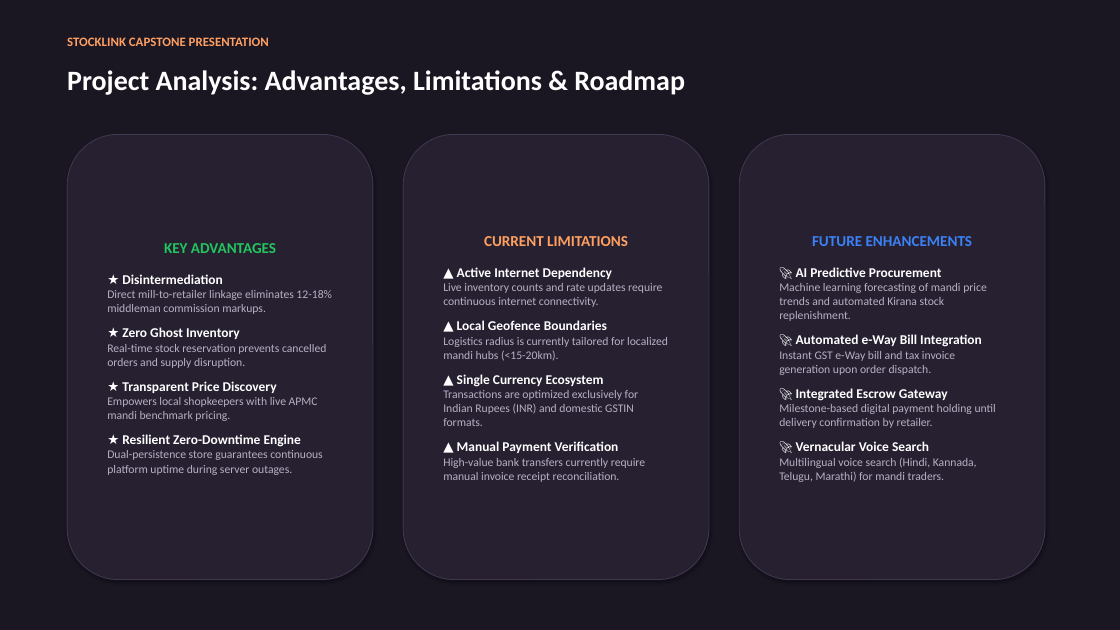
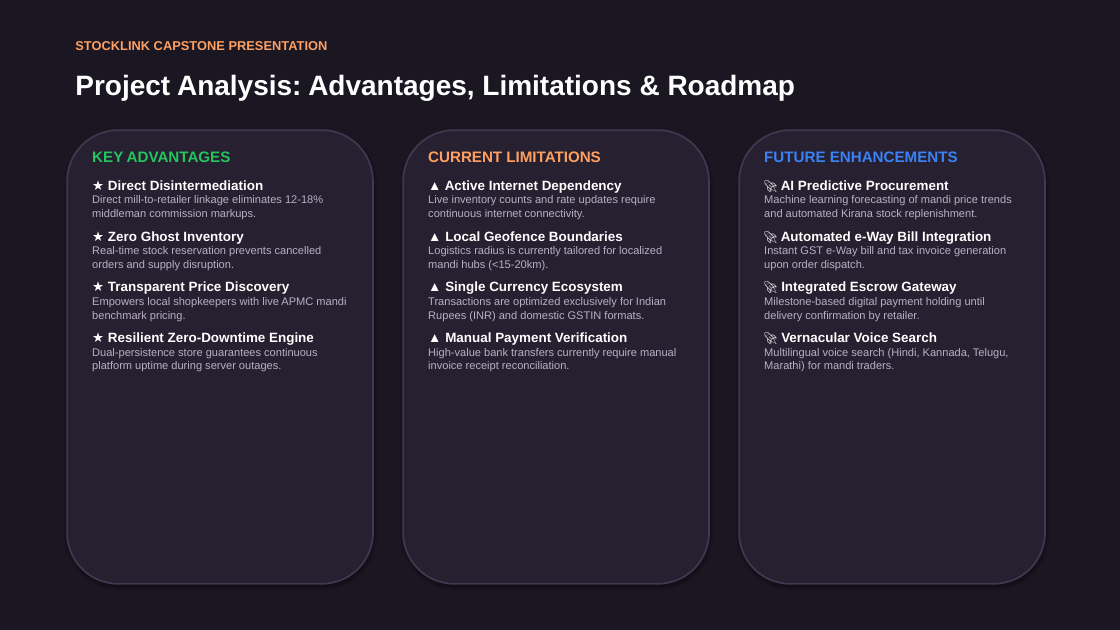
Before and after one commit to PraweenRawat/FFT_CAPSTONE_PROJECT, a slide deck: slide 4 of StockLink_Capstone_Presentation.pptx. Drawn at 1120x630 pixels with LibreOffice and Linux fonts; fonts in the diff are those of the drawing. Boxes give left, top, right and bottom in pixels: in the first picture for what was removed or moved away, otherwise in the second. Text is boxed around its words. In the diff, an @@ line names an element or a change of style, - is before the commit and + after.

```diff
--- a/StockLink_Capstone_Presentation.pptx
+++ b/StockLink_Capstone_Presentation.pptx
@@ background #FFFFFF to #1A1622 @@
@@ rectangle removed at [0,0,1120,630] @@
@@ text "STOCKLINK CAPSTONE PRESENTATION" at [75,41,328,50]: font Calibri to Arial @@
@@ text "Project Analysis: Advantages, Limitations & ..." at [75,74,796,100]: font Calibri to Arial @@
@@ rounded rectangle added at [67,130,373,584], fill #262030, outline #413750 1.5 pt @@
@@ text "KEY ADVANTAGES": place and size @@
-text "KEY ADVANTAGES" at [67,134,373,580]
+text "KEY ADVANTAGES" at [92,151,346,372]
@@ text "KEY ADVANTAGES" at [92,151,346,372]: vertical alignment middle to top; fill #262030 to none; outline #413750 0.75 pt to none; shadow off @@
@@ rounded rectangle: place and size @@
-rounded rectangle at [403,134,709,580]
+rounded rectangle at [403,130,709,584]
@@ rounded rectangle at [403,130,709,584]: outline #413750 0.75 pt to #413750 1.5 pt @@
@@ rounded rectangle added at [739,130,1045,584], fill #262030, outline #413750 1.5 pt @@
@@ text "FUTURE ENHANCEMENTS": place and size @@
-text "FUTURE ENHANCEMENTS" at [739,134,1045,580]
+text "FUTURE ENHANCEMENTS" at [764,151,1012,371]
@@ text "FUTURE ENHANCEMENTS" at [764,151,1012,371]: font Calibri to Arial; size 10 to 9.5 pt in "Machine learning forecasting of mandi price trends ...", "Instant GST e-Way bill and tax invoice ...", "Milestone-based digital payment holding until delivery confi ...", "Multilingual voice search (Hindi, Kannada, Telugu, Marathi) ..."; alignment centre to left; less space between paragraphs; vertical alignment middle to top; fill #262030 to none; outline #413750 0.75 pt to none; shadow off @@
@@ text at [92,151,346,372]: font Calibri to Arial; size 10 to 9.5 pt in "Direct mill-to-retailer linkage eliminates 12-18% middleman  ...", "Real-time stock reservation prevents cancelled orders and ...", "Empowers local shopkeepers with live APMC mandi ...", "Dual-persistence store guarantees continuous platform uptime ..."; alignment centre to left; less space between paragraphs @@
@@ text added at [428,151,676,371], 9.5 pt, text #B9AFC6 @@
+CURRENT LIMITATIONS
+▲ Active Internet Dependency
+Live inventory counts and rate updates require continuous internet connectivity.
+▲ Local Geofence Boundaries
+Logistics radius is currently tailored for localized mandi hubs (<15-20km).
+▲ Single Currency Ecosystem
+Transactions are optimized exclusively for Indian Rupees (INR) and domestic GSTIN formats.
+▲ Manual Payment Verification
+High-value bank transfers currently require manual invoice receipt reconciliation.
@@ text at [108,180,263,190]: text changed; font Calibri to Arial @@
-★ Disintermediation
+★ Direct Disintermediation
@@ text in rounded rectangle at [443,236,668,482]: text removed @@
-CURRENT LIMITATIONS
-▲ Active Internet Dependency
-Live inventory counts and rate updates require continuous internet connectivity.
-▲ Local Geofence Boundaries
-Logistics radius is currently tailored for localized mandi hubs (<15-20km).
-▲ Single Currency Ecosystem
-Transactions are optimized exclusively for Indian Rupees (INR) and domestic GSTIN formats.
-▲ Manual Payment Verification
-High-value bank transfers currently require manual invoice receipt reconciliation.
```
Also in this commit, not shown: 4 other slides changed, 1 other file.
